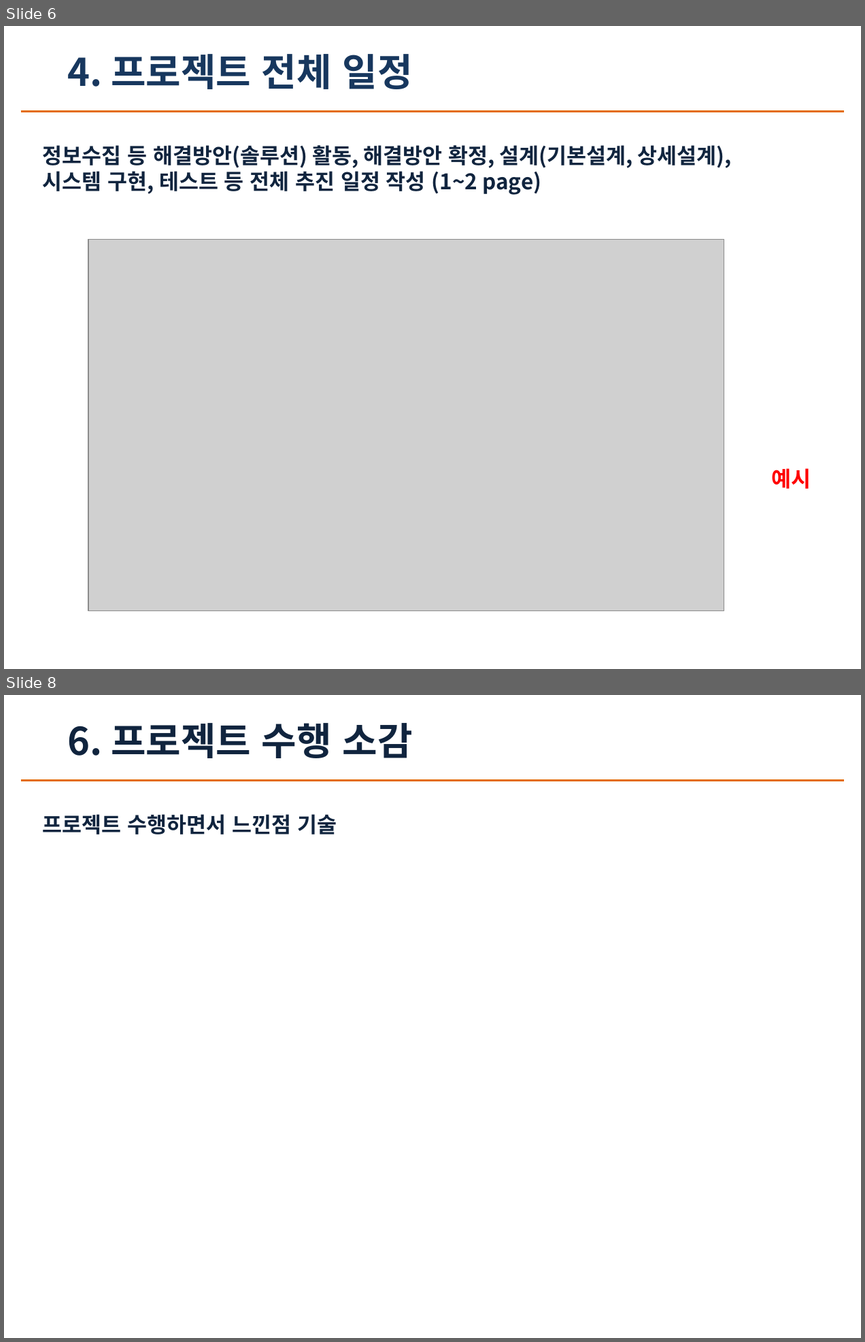
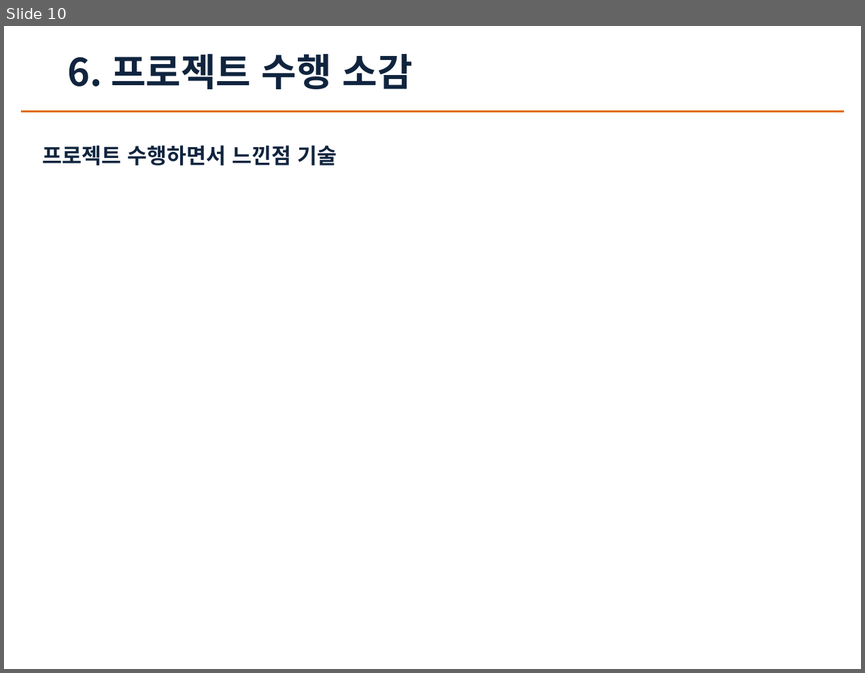
Before and after one commit to Hong-lol/sever11team, a slide deck: 서버프로그래밍11팀.pptx. Shown one above the other, each under a label of ours: slides 6 and 8 before the commit, slide 10 after it; the slides between them are not shown. The pictures are 865x1342 and 865x673 pixels, drawn with LibreOffice and Linux fonts; fonts in the diff are those of the drawing; grey boxes stand for pictures. Boxes give left, top, right and bottom in pixels: in the first picture for what was removed or moved away, otherwise in the second. Text is boxed around its words. In the diff, an @@ line names an element or a change of style, - is before the commit and + after.

```diff
--- a/서버프로그래밍11팀.pptx
+++ b/서버프로그래밍11팀.pptx
@@ slide 6 removed at [4,26,861,669], background #FFFFFF @@
@@ text removed at [67,54,413,89] @@
-4. 프로젝트 전체 일정
@@ line removed from (21, 111) to (844, 111) @@
@@ text removed at [43,145,732,195] @@
-정보수집 등 해결방안(솔루션) 활동, 해결방안 확정, 설계(기본설계, 상세설계),
-시스템 구현, 테스트 등 전체 추진 일정 작성 (1~2 page)
@@ picture removed at [88,240,723,610] @@
@@ text removed at [772,468,811,488] @@
-예시
@@ what was slide 8 is now slide 10 @@
```
Also in this commit, not shown: 5 slides changed, 4 slides added, 1 other slide removed, 9 other files.
